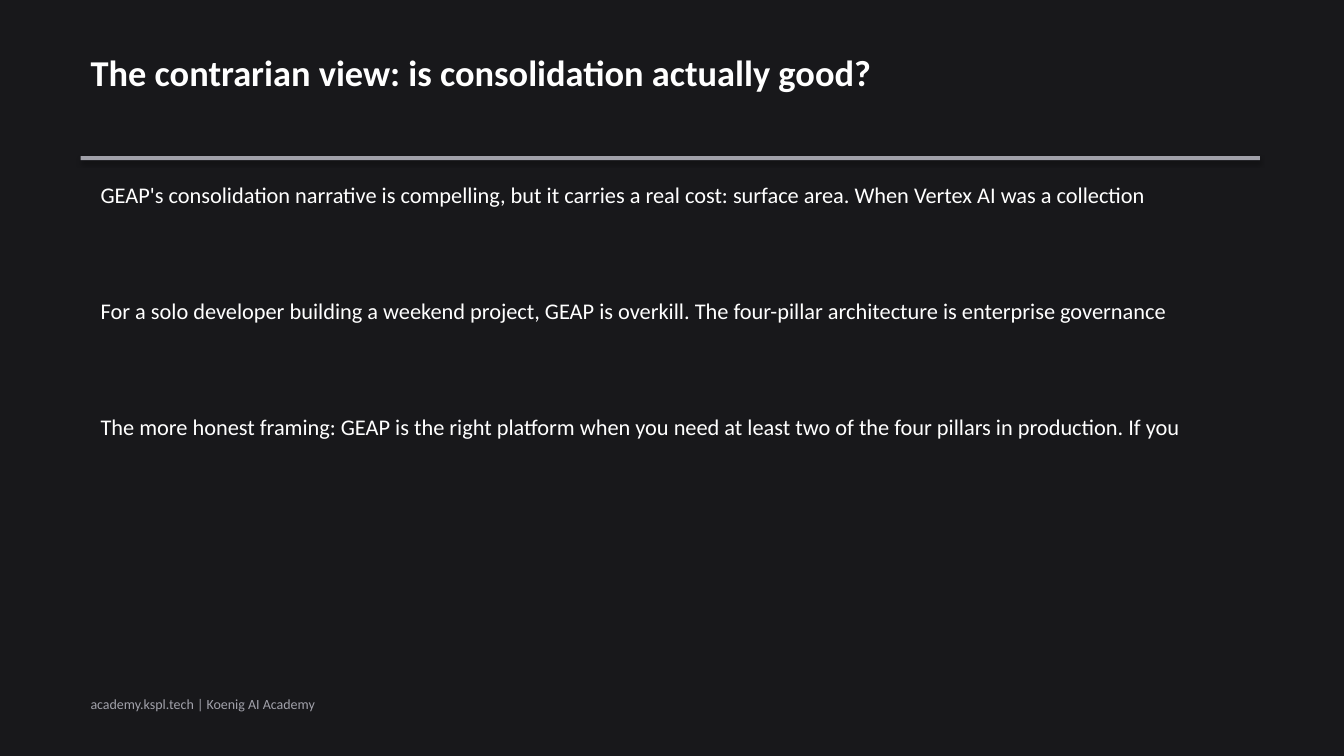
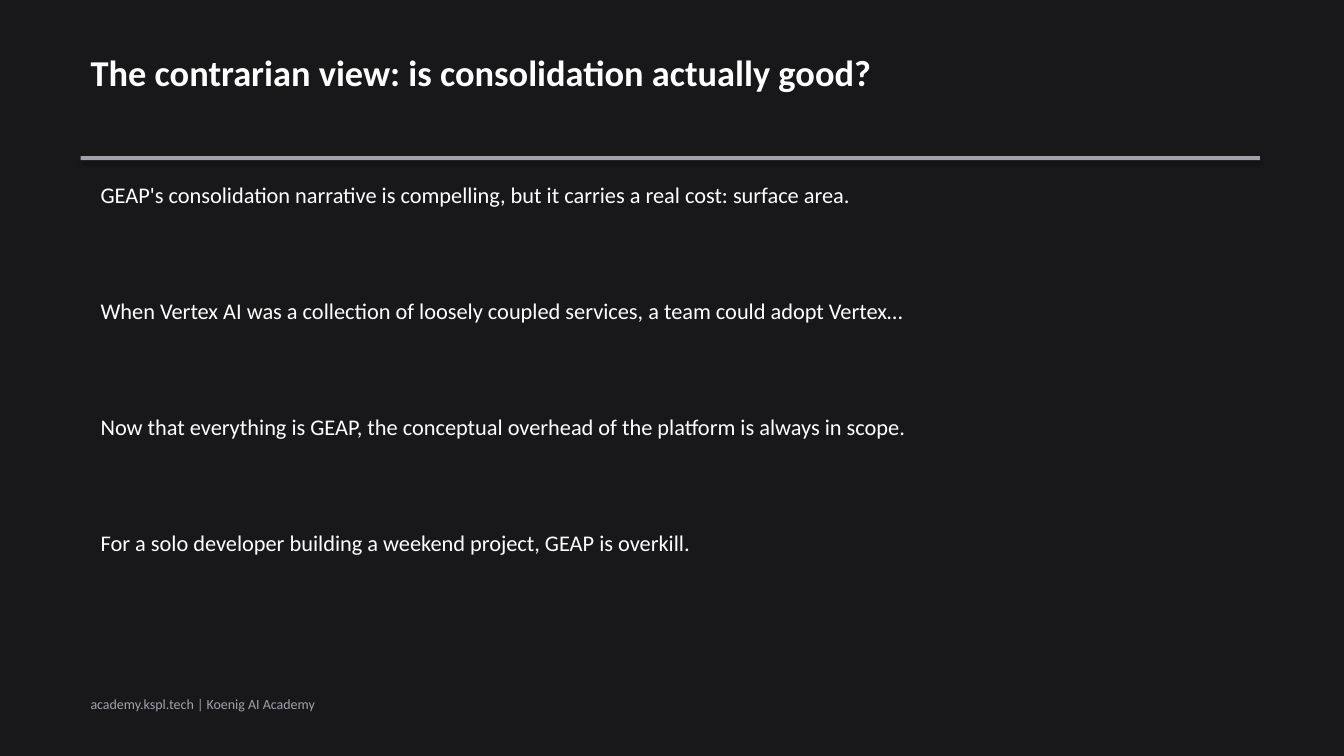
Before and after one commit to Koenig-Solutions-Private-Limited/koenig-ai-org, a slide deck: slide 8 of vault/courses/gemini-enterprise-agents/ch01-slides.pptx. Drawn at 1344x756 pixels with LibreOffice and Linux fonts; fonts in the diff are those of the drawing. Boxes give left, top, right and bottom in pixels: in the first picture for what was removed or moved away, otherwise in the second. Text is boxed around its words. In the diff, an @@ line names an element or a change of style, - is before the commit and + after.

```diff
--- a/vault/courses/gemini-enterprise-agents/ch01-slides.pptx
+++ b/vault/courses/gemini-enterprise-agents/ch01-slides.pptx
@@ text at (101, 187, 850, 207): text changed @@
-GEAP's consolidation narrative is compelling, but it carries a real cost: surface area. When Vertex AI was a collection
+GEAP's consolidation narrative is compelling, but it carries a real cost: surface area.
@@ text added at (101, 303, 903, 323), 16 pt, text #FFFFFF @@
+When Vertex AI was a collection of loosely coupled services, a team could adopt Vertex…
@@ text at (101, 419, 905, 439): text changed @@
-The more honest framing: GEAP is the right platform when you need at least two of the four pillars in production. If you
+Now that everything is GEAP, the conceptual overhead of the platform is always in scope.
@@ text at (101, 535, 690, 555): text changed @@
-For a solo developer building a weekend project, GEAP is overkill. The four-pillar architecture is enterprise governance
+For a solo developer building a weekend project, GEAP is overkill.
```
Also in this commit, not shown: 5 other slides changed, 2 slides removed, 2 other files.
